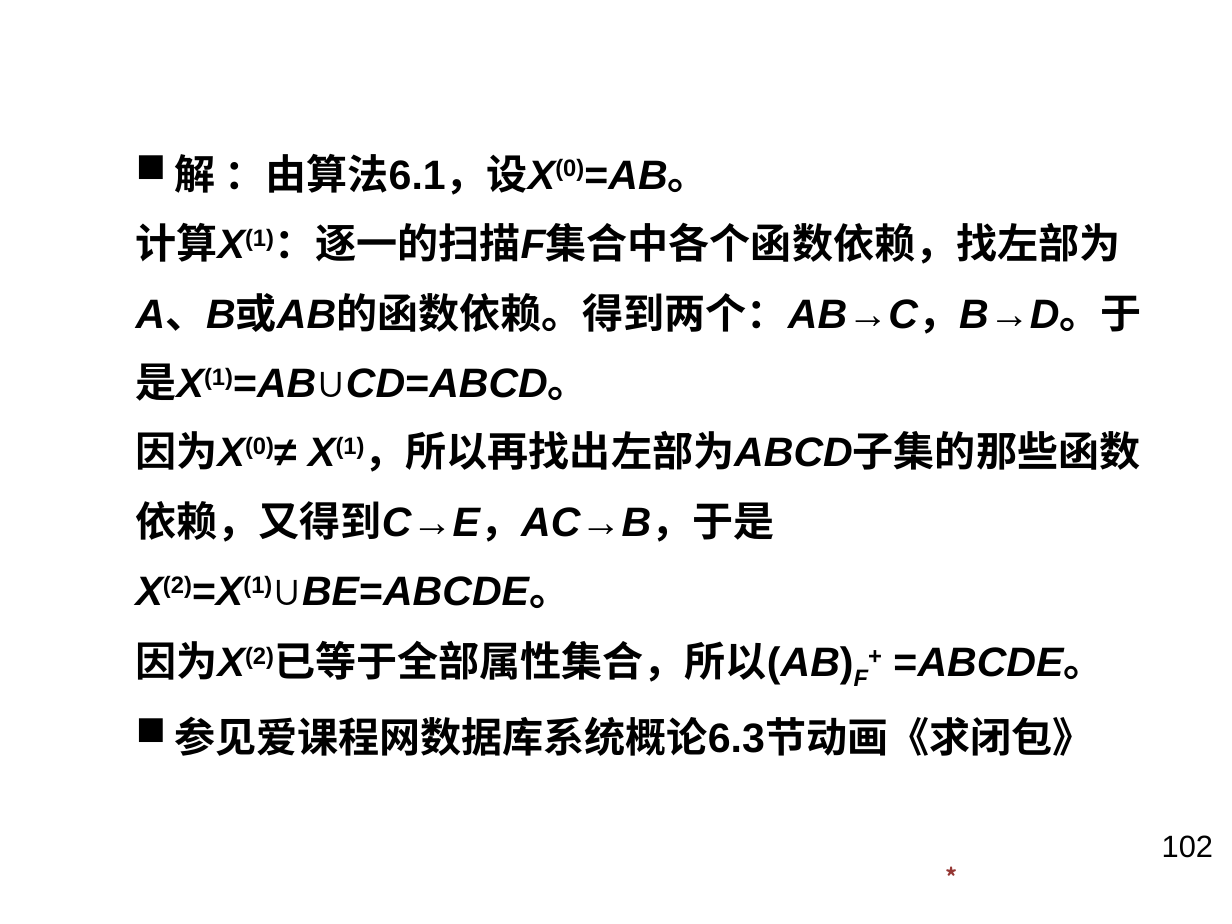
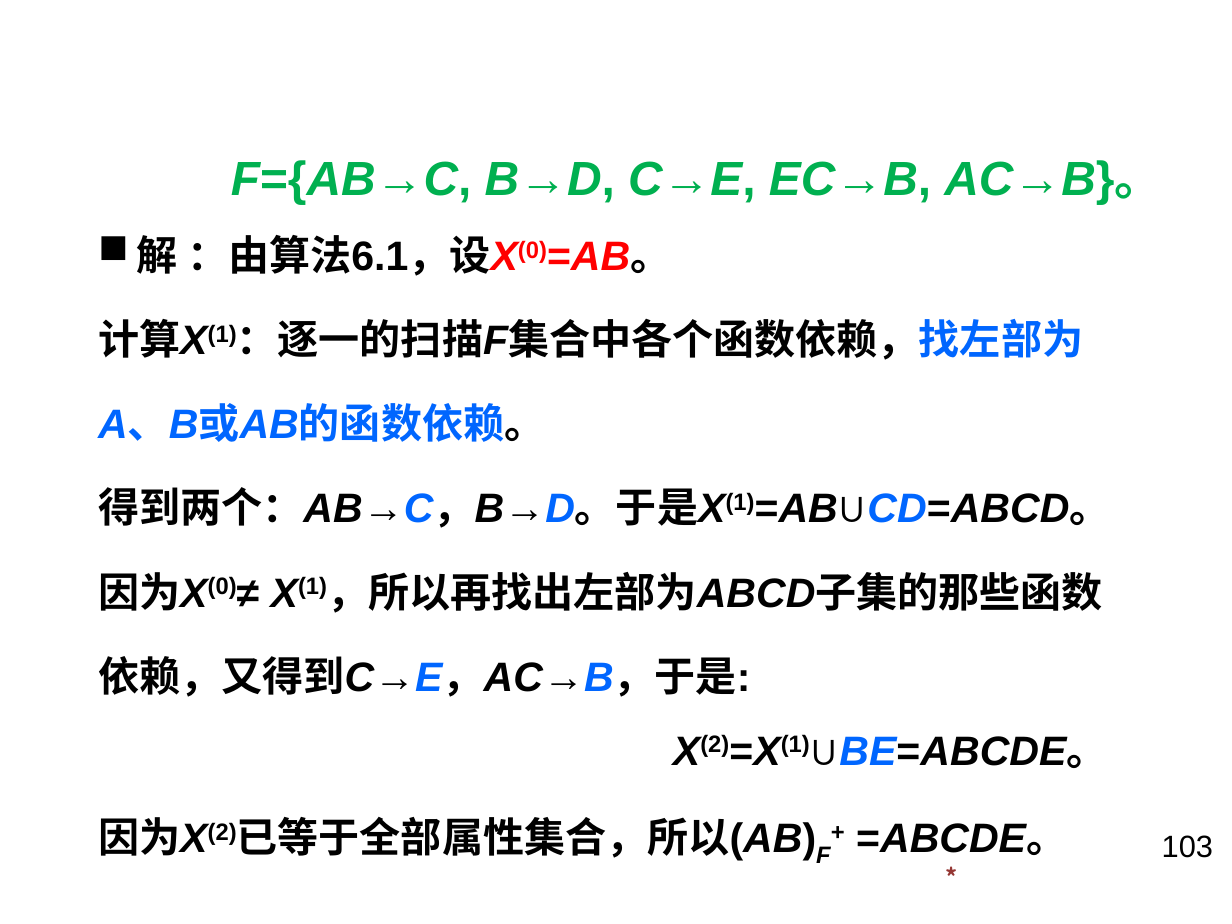
Before and after one commit to BlueVegetable/kejian, a slide deck: slide 103 of 数据库系统/第6章.pptx (slide 102 before the commit). Drawn at 1232x924 pixels with LibreOffice and Linux fonts; fonts in the diff are those of the drawing; background and template pictures are left out. Boxes give left, top, right and bottom in pixels: in the first picture for what was removed or moved away, otherwise in the second. Text is boxed around its words. In the diff, an @@ line names an element or a change of style, - is before the commit and + after.

Commit message:
添加了数据库的PPT

```diff
--- a/数据库系统/第6章.pptx
+++ b/数据库系统/第6章.pptx
@@ text added at [231, 160, 1162, 204], 28 pt, text #00B050, bold, italic @@
+  F={AB→C, B→D, C→E, EC→B, AC→B}。
@@ text "解 ：由算法6.1，设X(0)=AB。": place and size @@
-text "解 ：由算法6.1，设X(0)=AB。" at [136, 154, 1142, 756]
+text "解 ：由算法6.1，设X(0)=AB。" at [98, 235, 1111, 863]
@@ text at [98, 235, 1103, 863]: text colour #000000 to #FF0000 in "：由算法6.1，设X(0)=AB。"; text colour #000000 to #0066FF in "计算X(1)：逐一的扫描F集合中各个函数依赖，找左部为"; line spacing 1.2 to 1.5 @@
@@ text at [98, 406, 1111, 528]: text changed @@
-  A、B或AB的函数依赖。得到两个：AB→C，B→D。于
-  是X(1)=AB∪CD=ABCD。
+  A、B或AB的函数依赖。
+  得到两个：AB→C，B→D。于是X(1)=AB∪CD=ABCD。
@@ text at [98, 656, 1108, 768]: text changed @@
-  依赖，又得到C→E，AC→B，于是
-  X(2)=X(1)∪BE=ABCDE。
+  依赖，又得到C→E，AC→B，于是:
+  X(2)=X(1)∪BE=ABCDE。
@@ text at [174, 716, 1094, 756]: paragraph removed @@
-  参见爱课程网数据库系统概论6.3节动画《求闭包》
@@ page number at [1162, 835, 1213, 858]: text changed @@
-102
+103
```
Also in this commit, not shown: 57 other slides changed, 1 slide added, 15 other files.
